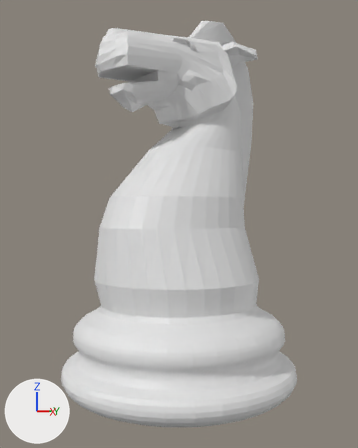
One commit to the Blender file Chess/Chess/Caballo.blend: the scene before it, then after it.
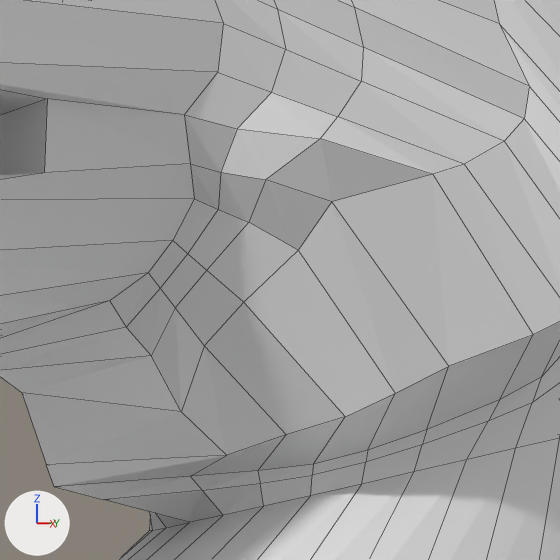
Old and new are each drawn whole from a 50 mm lens placed at (6.48, -5.4, 2.91), pointed at (0.0, 0.0, 2.8) and again close up on the part from 42% to 64% of the width and 13% to 30% of the height. Every picture has the same lights, and +X, +Y and +Z are marked at lower left. The close-ups show mesh edges as thin lines.

Objects in the first close-up: 'Caballo'.
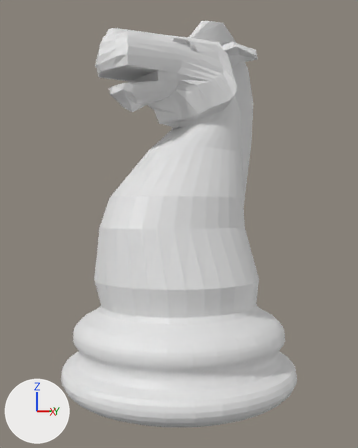
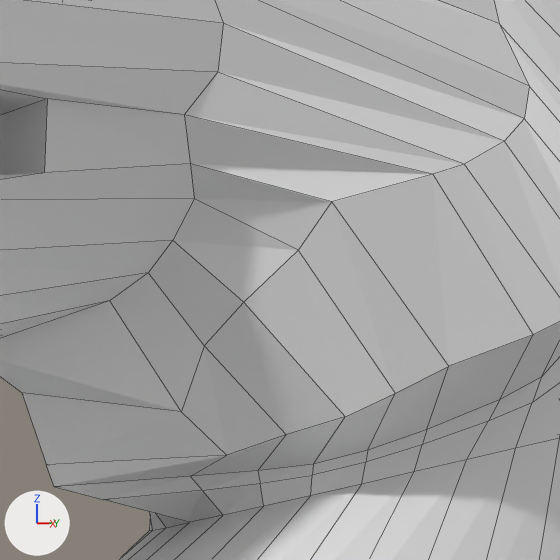
Commit message: modificaciones en caballo

Changed parts and their boxes (x1, y1, x2, y2) in the close-ups (560 x 560 px):
part 1 of me_cylinder_001, cut back: (0, 0, 529, 412) in both

The change in detail:
me_cylinder_001 is used by ob_caballo; location (0.0, 0.0, 1.0).
me_cylinder_001 had 1775 vertices, 1671 faces, 33 loose edges and spanned x -1.96..1.96, y -1.96..1.96, z -0.99..5.4.
me_cylinder_001 now has 1678 vertices, 1627 faces and spans x -1.96..1.96, y -1.96..1.96, z -0.99..5.4.
Part 1, on me_cylinder_001:
98 vertices are removed from x -1.05..1.05, y -1.08..1.34, z 0.46..5.0.
117 faces are deleted.
33 loose edges are deleted.
1 vertex is added at (-0.42, -0.13, 4.74).
73 new faces join them.
